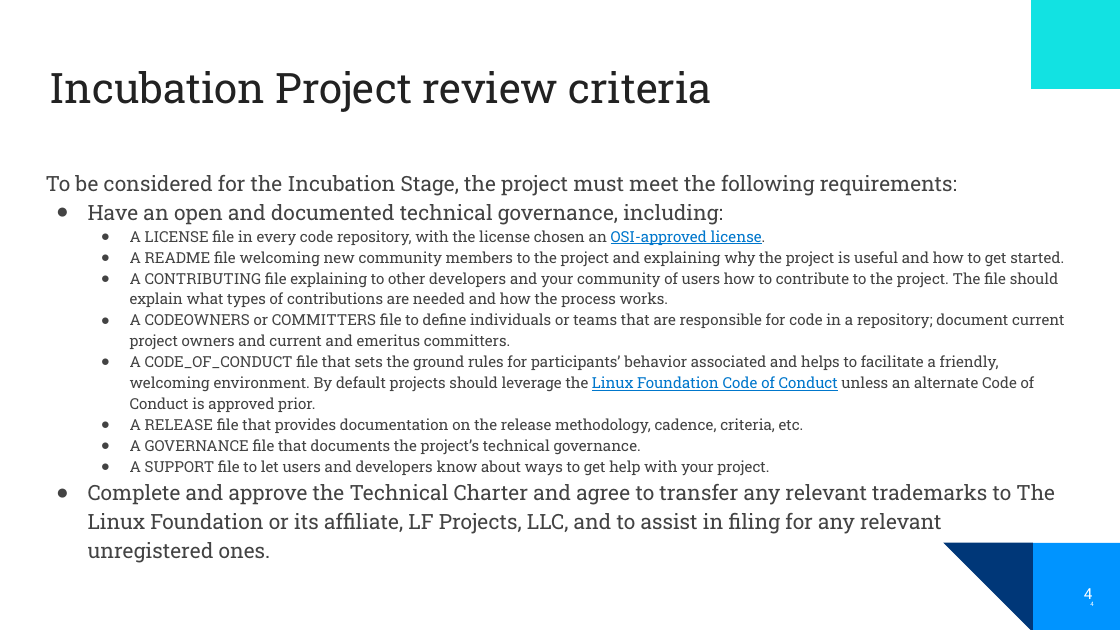
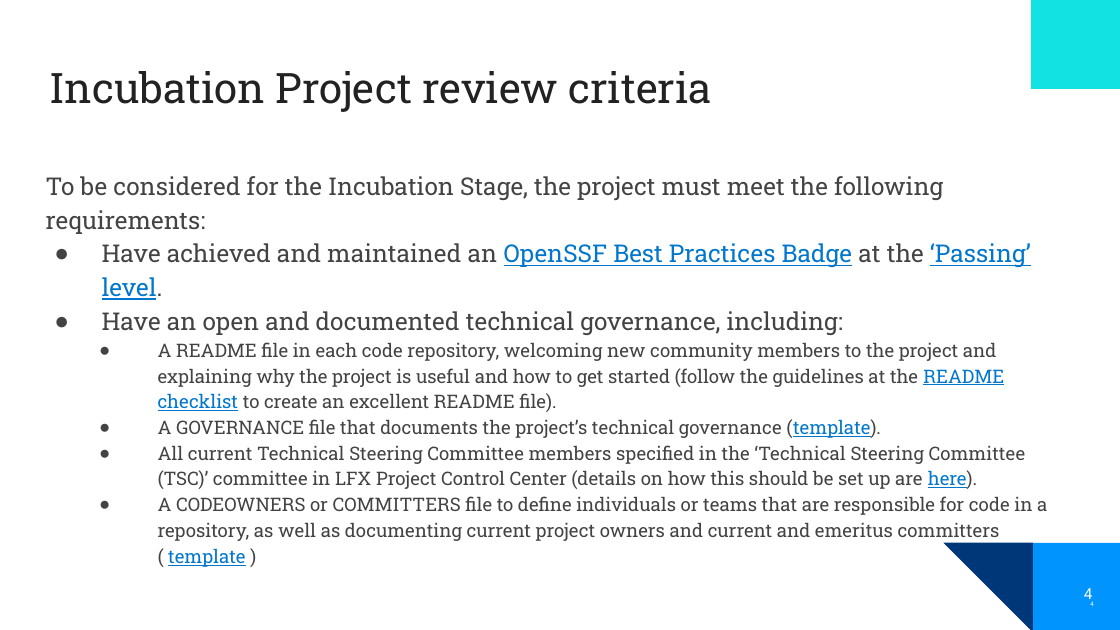
Before and after one commit to lf-energy/tac, a slide deck: slide 4 of process/annual_review_template.pptx. Drawn at 1120x630 pixels with LibreOffice and Linux fonts; fonts in the diff are those of the drawing; background and template pictures are left out. Boxes give left, top, right and bottom in pixels: in the first picture for what was removed or moved away, otherwise in the second. Text is boxed around its words. In the diff, an @@ line names an element or a change of style, - is before the commit and + after.

Commit message:
Align lifecycle requirements in review template

```diff
--- a/process/annual_review_template.pptx
+++ b/process/annual_review_template.pptx
@@ text at <box>46,176,943,335</box>: size 18 to 21 pt in "To be considered for the Incubation Stage, ...", "Have an open and documented technical governance, ..."; indent changed @@
@@ text at <box>102,243,1031,300</box>: paragraph added @@
+● Have achieved and maintained an OpenSSF Best Practices Badge at the ‘Passing’ level.
@@ text at <box>158,342,1047,567</box>: text changed; size 13 to 16 pt @@
-  ● A LICENSE file in every code repository, with the license chosen an OSI-approved license.
-  ● A README file welcoming new community members to the project and explaining why the project is useful and how to get started.
-  ● A CONTRIBUTING file explaining to other developers and your community of users how to contribute to the project. The file should explain what types of contributions are needed and how the process works.
-  ● A CODEOWNERS or COMMITTERS file to define individuals or teams that are responsible for code in a repository; document current project owners and current and emeritus committers.
-  ● A CODE_OF_CONDUCT file that sets the ground rules for participants’ behavior associated and helps to facilitate a friendly, welcoming environment. By default projects should leverage the Linux Foundation Code of Conduct unless an alternate Code of Conduct is approved prior.
-  ● A RELEASE file that provides documentation on the release methodology, cadence, criteria, etc.
-  ● A GOVERNANCE file that documents the project’s technical governance.
-  ● A SUPPORT file to let users and developers know about ways to get help with your project.
-● Complete and approve the Technical Charter and agree to transfer any relevant trademarks to The Linux Foundation or its affiliate, LF Projects, LLC, and to assist in filing for any relevant unregistered ones.
+  ● A README file in each code repository, welcoming new community members to the project and explaining why the project is useful and how to get started (follow the guidelines at the README checklist to create an excellent README file).
+  ● A GOVERNANCE file that documents the project’s technical governance (template).
+  ● All current Technical Steering Committee members specified in the ‘Technical Steering Committee (TSC)’ committee in LFX Project Control Center (details on how this should be set up are here).
+  ● A CODEOWNERS or COMMITTERS file to define individuals or teams that are responsible for code in a repository, as well as documenting current project owners and current and emeritus committers ( template )
```
Also in this commit, not shown: 3 other slides changed.
